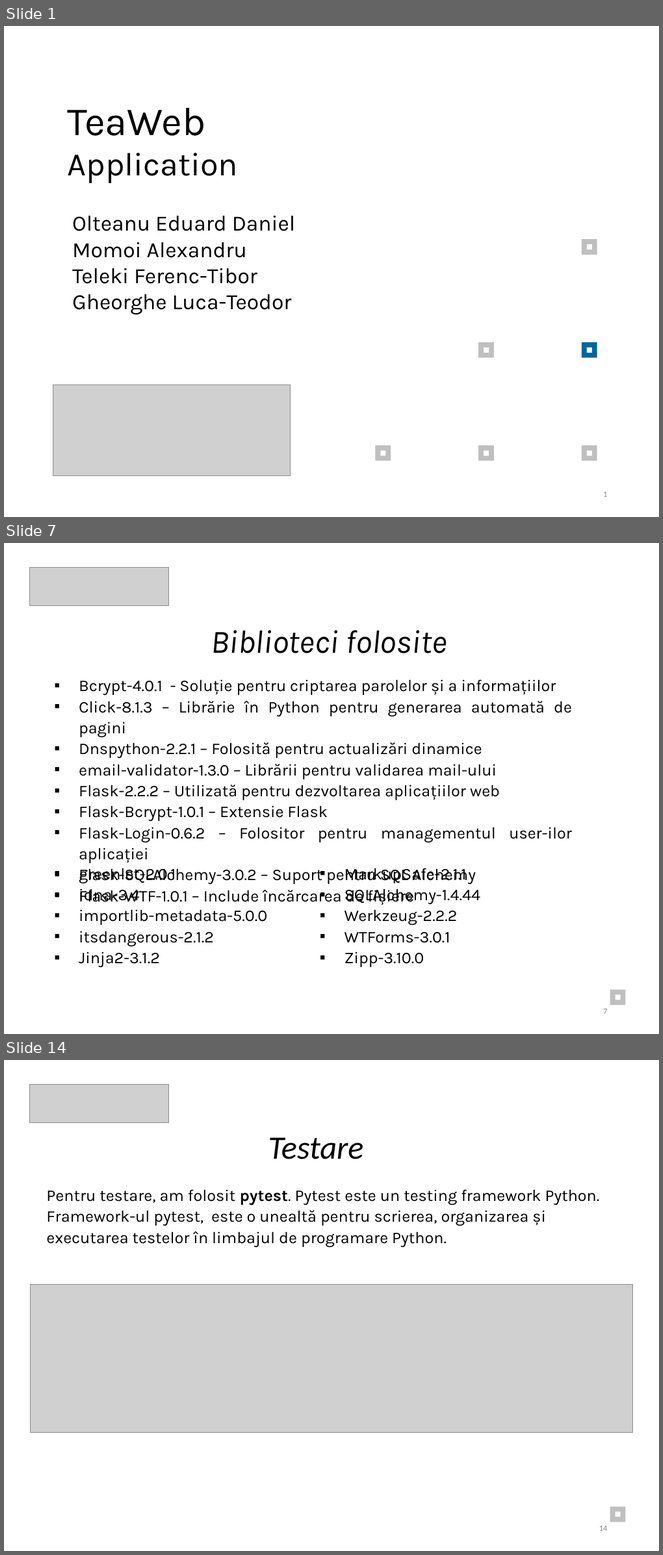
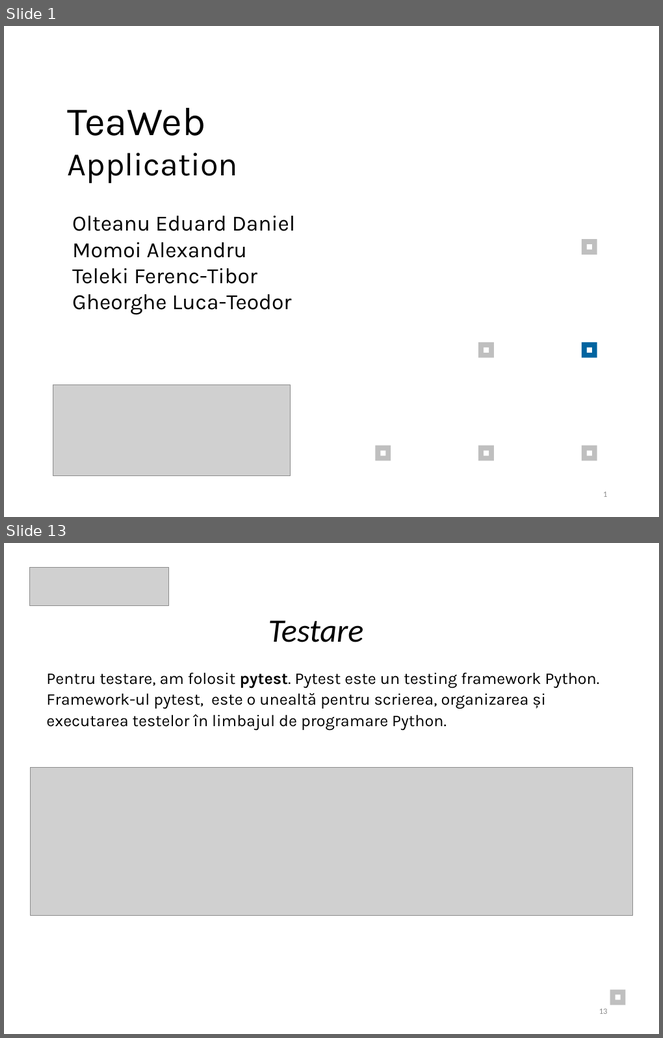
Before and after one commit to Eduard2609/TeaPython_ISW, a slide deck: Documentatie/Documentație_ PPT.pptx. Shown one above the other, each under a label of ours: slides 1, 7 and 14 before the commit, slides 1 and 13 after it; the slides between them are not shown. The pictures are 663x1555 and 663x1038 pixels, drawn with LibreOffice and Linux fonts; fonts in the diff are those of the drawing; grey boxes stand for pictures. Boxes give left, top, right and bottom in pixels: in the first picture for what was removed or moved away, otherwise in the second. Text is boxed around its words. In the diff, an @@ line names an element or a change of style, - is before the commit and + after.

```diff
--- a/Documentatie/Documentație_ PPT.pptx
+++ b/Documentatie/Documentație_ PPT.pptx
@@ slide 7 removed at box(4, 543, 659, 1034), background #FFFFFF @@
@@ picture removed at box(29, 567, 169, 605) @@
@@ text removed at box(211, 630, 447, 653) @@
-Biblioteci folosite
@@ text removed at box(79, 679, 572, 906) @@
-▪ Bcrypt-4.0.1 - Soluție pentru criptarea parolelor și a informațiilor
-▪ Click-8.1.3 – Librărie în Python pentru generarea automată de pagini
-▪ Dnspython-2.2.1 – Folosită pentru actualizări dinamice
-▪ email-validator-1.3.0 – Librării pentru validarea mail-ului
-▪ Flask-2.2.2 – Utilizată pentru dezvoltarea aplicațiilor web
-▪ Flask-Bcrypt-1.0.1 – Extensie Flask
-▪ Flask-Login-0.6.2 – Folositor pentru managementul user-ilor aplicației
-▪ Flask-SQLAlchemy-3.0.2 – Suport pentru SQL Alchemy
-▪ Flask-WTF-1.0.1 – Include încărcarea de fișiere
@@ text removed at box(79, 868, 267, 967) @@
-▪ greenlet-2.0.1
-▪ idna-3.4
-▪ importlib-metadata-5.0.0
-▪ itsdangerous-2.1.2
-▪ Jinja2-3.1.2
@@ text removed at box(345, 868, 481, 967) @@
-▪ MarkupSafe-2.1.1
-▪ SQLAlchemy-1.4.44
-▪ Werkzeug-2.2.2
-▪ WTForms-3.0.1
-▪ Zipp-3.10.0
@@ rectangle removed at box(610, 990, 626, 1006) @@
@@ page number removed at box(603, 1009, 607, 1014) @@
-7
@@ rectangle removed at box(615, 995, 621, 1001) @@
@@ what was slide 14 is now slide 13 @@
@@ page number at box(599, 1009, 608, 1014): text changed @@
-14
+13
```
Also in this commit, not shown: 13 slides changed, 1 other file.
